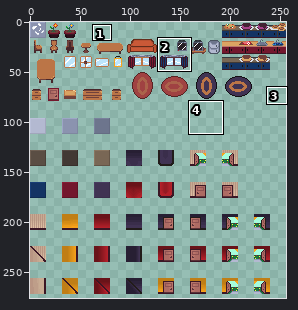
File history of a sprite sheet, assets/sprites/tileset/all_tileset.png. The first picture is a wide view before the edit; the outline marks the close-up.
Close-up. Before the commit:
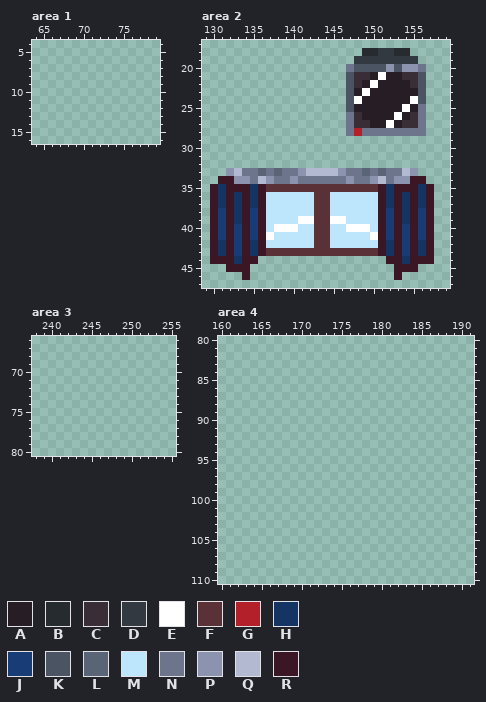
The file is 256x288 pixels. Colours within 5 levels of each other are drawn and written as one. Shown: area 1: x 64..79, y 4..16; area 2: x 129..159, y 17..47; area 3: x 238..255, y 66..80; area 4: x 160..191, y 80..110. The wide view leaves out empty margins. The commit also changed other parts of the picture, which this record leaves out.
Palette (. is transparent): A #261e24  B #262b30  C #392d36  D #333941  E #ffffff  F #5b3138  G #b4202a  H #143464  J #183d76  K #4a5462  L #596576  M #bde5fc  N #6d758d  P #8b93af  Q #b3b9d1  R #3b1725
Pixels before, area 2, first column x 130:
18 ...................BBDDBB...
19 ..................DDDDDDDD..
20 .................NKKKKPKPPN.
21 .................KCCAEAACCK.
22 .................KCAEAAAACK.
23 .................KAEAAAAAAK.
24 .................KEAAAAAAEK.
25 .................KAAAAAAEAN.
26 .................NCAAAAEACN.
27 .................NCCAAEACCN.
28 .................NGNNNNNNNN.
29 ............................
30 ............................
31 ............................
32 ............................
33 ..PQNNLNLNNPQQQQPNNLNLNNQP..
34 .RRPPNQPNNPNNNNNNPNNPQNPPRR.
35 RHRRRHRFFFFFFFFFFFFFFRHRRRHR
36 RHRHRHRMMMMMMFFMMMMMMRHRHRHR
37 RHRHRHRMMMMMMFFMMMMMMRHRHRHR
38 RJRHRJRMMMMMMFFMMMMMMRJRHRJR
39 RJRHRJRMMMMEEFFEEMMMMRJRHRJR
40 RJRJRJRMEEEMMFFMMEEEMRJRJRJR
41 RJRJRJREMMMMMFFMMMMMERJRJRJR
42 RHRJRHRMMMMMMFFMMMMMMRHRJRHR
43 RHRJRHRFFFFFFFFFFFFFFRHRJRHR
44 RRRHRR................RRHRRR
45 ..RRR..................RRR..
46 ....R..................R....
New version:
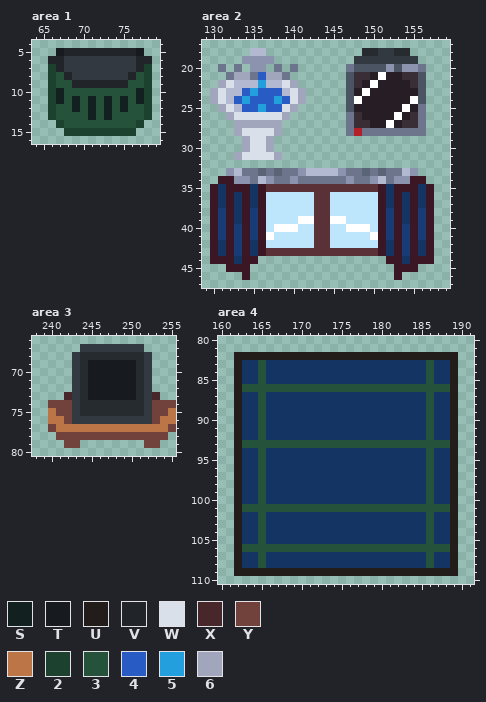
Colours new in this view: S #122020  T #171a1e  U #221c1a  V #21252a  W #dae0ea  X #48272b  Y #71413b  Z #bb7547  2 #1d412f  3 #24523b  4 #285cc4  5 #249fde  6 #a1a6bc
From old to new:
Area 1:
y 5: x 67..77 ........... -> TVVVVVVVVVT
y 6: x 66..78 ............. -> VVDDDDDDDDDVV
y 7: x 66..78 ............. -> 2VDDDDDDDDDV2
y 8: x 66..78 ............. -> 23VDDDDDDDV32
y 9: x 66..78 ............. -> 233VVVVVVV332
y 10: x 66..78 ............. -> 2S333333333S2
y 11: x 66..78 ............. -> 2S3S3S3S3S3S2
y 12: x 66..78 ............. -> 233S3S3S3S332
y 13: x 66..78 ............. -> 23333S3S33332
y 14: x 67..77 ........... -> 23333333332
y 15: x 68..76 ......... -> 222222222
Area 2:
y 18: x 135..136 .. -> QQ
y 19: x 134..137 .... -> PPPP
y 20: x 131 . -> N; x 133 . -> N; x 135..136 .. -> PP; x 138 . -> N; x 140 . -> N
y 21: x 132..139 ........ -> N66N466N
y 22: x 131..140 .......... -> 6WQQQ5QQW6
y 23: x 130..141 ............ -> 6WQQ45444QW6
y 24: x 130..141 ............ -> 6WQ4544454W6
y 25: x 131..140 .......... -> 6WQ44544W6
y 26: x 132..139 ........ -> 6WWWWWW6
y 27: x 133..138 ...... -> 666666
y 28: x 133..138 ...... -> 6WWWW6
y 29..30: x 134..137 .... -> 6WW6
y 31: x 133..138 ...... -> 6WWWW6
Area 3:
y 67: x 244..251 ........ -> DDDDDDDD
y 68: x 243..252 .......... -> DBBBBBBBBD
y 69..72: x 243..252 .......... -> DBTTTTTTBD
y 73: x 242..253 ............ -> XDBTTTTTTBDX
y 74: x 240..255 ................ -> YYYDBBBBBBBBDYYY
y 75: x 240..255 ................ -> ZYYDBBBBBBBBDYYZ
y 76: x 240..255 ................ -> ZZYDDDDDDDDDDYZZ
y 77: x 240..255 ................ -> YZZZZZZZZZZZZZZY
y 78: x 241..254 .............. -> YYYYYYYYYYYYYY
y 79: x 242..243 .. -> YY; x 252..253 .. -> YY
Area 4:
y 82: x 162..189 ............................ -> UUUUUUUUUUUUUUUUUUUUUUUUUUUU
y 83..85: x 162..189 ............................ -> UHH3HHHHHHHHHHHHHHHHHHHH3HHU
y 86: x 162..189 ............................ -> U33333333333333333333333333U
y 87..92: x 162..189 ............................ -> UHH3HHHHHHHHHHHHHHHHHHHH3HHU
y 93: x 162..189 ............................ -> U33333333333333333333333333U
y 94..100: x 162..189 ............................ -> UHH3HHHHHHHHHHHHHHHHHHHH3HHU
y 101: x 162..189 ............................ -> U33333333333333333333333333U
y 102..105: x 162..189 ............................ -> UHH3HHHHHHHHHHHHHHHHHHHH3HHU
y 106: x 162..189 ............................ -> U33333333333333333333333333U
y 107..108: x 162..189 ............................ -> UHH3HHHHHHHHHHHHHHHHHHHH3HHU
y 109: x 162..189 ............................ -> UUUUUUUUUUUUUUUUUUUUUUUUUUUU
Pixel boxes of the changes (left, top, right, bottom) in both close-ups:
added: (48, 48, 152, 136)
added: (210, 48, 306, 160)
added: (48, 344, 176, 448)
added: (234, 352, 458, 576)
